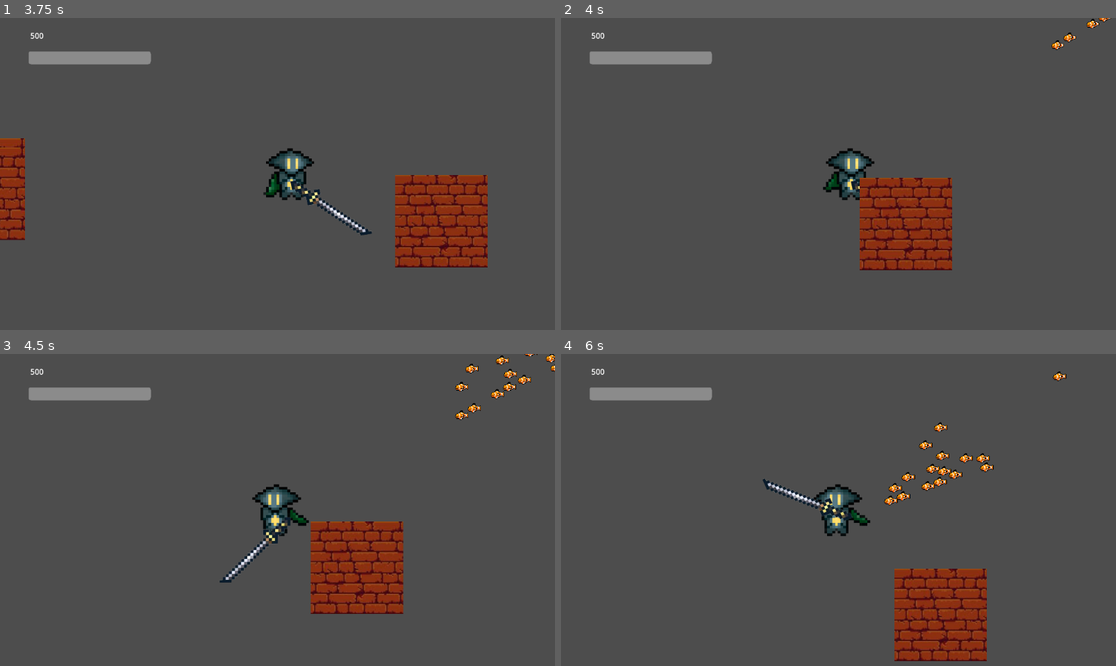
Above: before the commit, frames 1-4 (two rows, left to right).
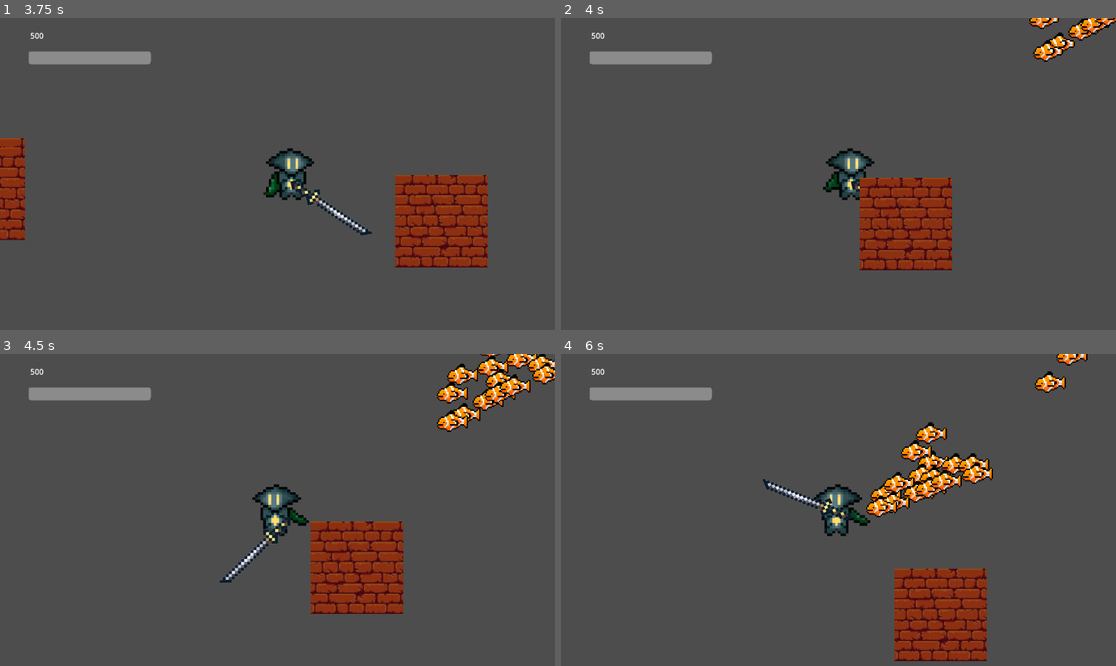
Above: after the commit, the same moments.

Repository: CommanderTuna999/Ocean-Game
Game: Godot game, scene res://Scenes/Game.tscn
The game is run twice, just before and just after one commit, with the same random seed, the same clock (stepped at 60 frames per second) and the same inputs. The engine's default icon, where the game draws it, is replaced by a stand-in: a white triangle on a blue panel in a dark square.
Inputs (mouse positions are in pixels of both pictures, inside the frame that each line leads up to):
- Up to frame 1 (3.75 s): move the mouse to (399, 158) at 0.52 s; hold D (Right) 0.53-2.03 s; tap Q (Dash) at 0.6, 3.6 s; tap W (Up) at 0.77, 1.52, 3.02 s; move the mouse to (166, 189) at 1.27 s; tap Space (Harpoon) at 1.35 s; move the mouse to (333, 105) at 2.02 s; hold A (Left) 2.03-2.78 s; hold Shift (Shift) 2.03-2.78 s; move the mouse to (249, 236) at 2.77 s; hold D (Right) from 2.78 s (still down); click (249, 236) at 2.85 s; move the mouse to (444, 220) at 3.52 s
- Up to frame 2 (4 s): keep holding D (Right); tap W (Up) at 3.77 s
- Up to frame 3 (4.5 s): move the mouse to (111, 463) at 4.27 s; release D (Right) at 4.28 s; hold A (Left) from 4.28 s (still down); tap Space (Harpoon) at 4.35 s
- Up to frame 4 (6 s): tap W (Up) at 4.52 s; move the mouse to (866, 510) at 5.02 s; release A (Left) at 5.03 s; hold D (Right) 5.03-5.78 s; hold Shift (Shift) 5.03-5.78 s; move the mouse to (755, 432) at 5.77 s; hold A (Left) from 5.78 s (still down); click (755, 432) at 5.85 s

Frame 1 is identical in both runs. In frame 2, 0.9% of the frame differs, in the area x 84-100%, y 0-15%; in frame 3, 2.5%; in frame 4, 3.2%, in the area x 54-95%, y 0-53%.

Commit message:
Clownfish changes
I added single line of coade in clownfish and changed graphics for clownfish

Diff:
--- a/main game---ocean-thing/Scenes/clownfish.tscn
+++ b/main game---ocean-thing/Scenes/clownfish.tscn
@@ -75,7 +75,7 @@
 radius = 1590.4119
 
 [sub_resource type="CircleShape2D" id="CircleShape2D_ldcme"]
-radius = 12.165525
+radius = 32.282238
 
 [sub_resource type="Animation" id="Animation_wx3q7"]
 length = 0.001
@@ -146,8 +146,8 @@
 
 [node name="AnimatedSprite2D" type="AnimatedSprite2D" parent="." unique_id=330375805]
 z_index = 3
-position = Vector2(-0.5390587, -0.46092606)
-scale = Vector2(0.118156224, 0.118156224)
+position = Vector2(-21.419086, 13.091745)
+scale = Vector2(0.27574134, 0.26958275)
 sprite_frames = SubResource("SpriteFrames_qi2p4")
 autoplay = "default"
 frame_progress = 0.7320205
@@ -167,6 +167,7 @@
 metadata/_custom_type_script = "uid://dmd61flg7jy52"
 
 [node name="CollisionShape2D" type="CollisionShape2D" parent="TemplateHurtbox" unique_id=1610760545]
+position = Vector2(-18.030386, 15.401131)
 shape = SubResource("CircleShape2D_ldcme")
 
 [node name="AnimationPlayer" type="AnimationPlayer" parent="." unique_id=1773414453]
--- a/main game---ocean-thing/Scripts/clownfish.gd
+++ b/main game---ocean-thing/Scripts/clownfish.gd
@@ -36,6 +36,7 @@
 func _on_aggro_area_body_entered(body):
 	chase_subject = body
 	aggro = true
+	animation_player.play("aggro")
 	print('entered')
 
 
